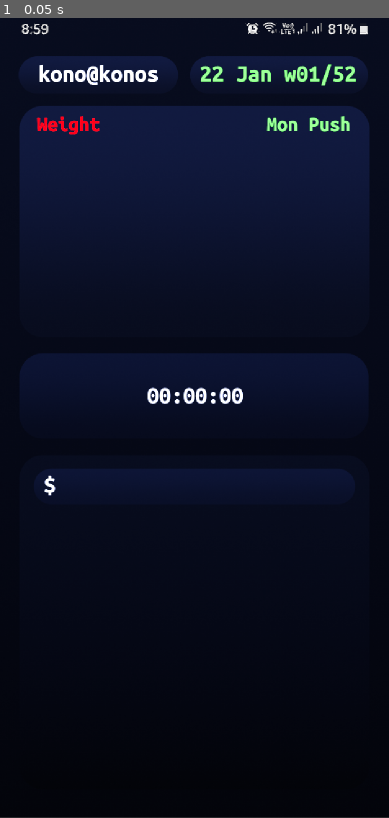
Above: before the commit, frame 1.
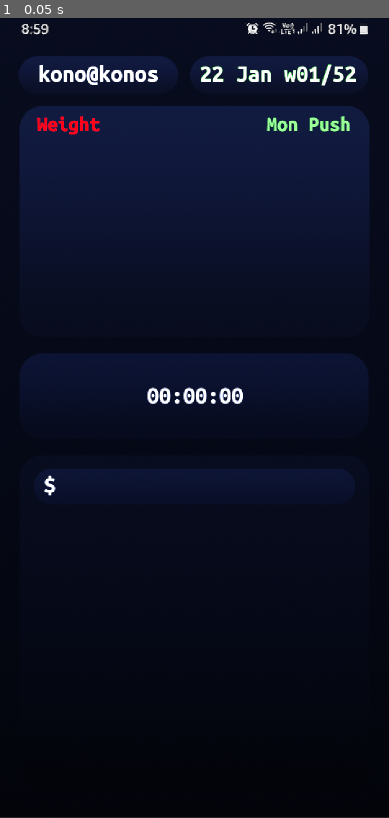
Above: after the commit, the same moment.

Repository: Kono-o/KonOS
Game: Godot game, scene res://scenes/app.tscn
Two runs of this game, one before a commit and one after it. Both use one fixed random seed, a clock stepped at 60 frames per second and the inputs below.
Inputs:
- Up to frame 1 (0.05 s): no input

The runs differ from the first frame. In frame 1, 0.3% of the frame differs, in the area x 51-92%, y 5-9%.

Commit message:
date math

Diff:
--- a/scenes/app.tscn
+++ b/scenes/app.tscn
@@ -1,8 +1,9 @@
-[gd_scene load_steps=5 format=3 uid="uid://dvhagijf6wqio"]
+[gd_scene load_steps=6 format=3 uid="uid://dvhagijf6wqio"]
 
 [ext_resource type="Texture2D" uid="uid://bmye7ai5fh582" path="res://sprites/background.png" id="1_wl3rw"]
 [ext_resource type="Texture2D" uid="uid://eucmc22vrs7w" path="res://sprites/mock.png" id="2_oenar"]
 [ext_resource type="FontFile" uid="uid://stpsp151thtd" path="res://fonts/ubuntu mono/UbuntuMono-Bold.ttf" id="3_k0n6d"]
+[ext_resource type="Script" path="res://scenes/date.gd" id="4_t2a4h"]
 
 [sub_resource type="LabelSettings" id="LabelSettings_2sgqu"]
 font = ExtResource("3_k0n6d")
@@ -35,3 +36,13 @@
 text = "kono@konos"
 label_settings = SubResource("LabelSettings_2sgqu")
 horizontal_alignment = 1
+
+[node name="Date" type="Label" parent="UI"]
+offset_left = 552.0
+offset_top = 121.0
+offset_right = 994.0
+offset_bottom = 196.0
+text = "22 Jan w01/52"
+label_settings = SubResource("LabelSettings_2sgqu")
+horizontal_alignment = 1
+script = ExtResource("4_t2a4h")
--- /dev/null
+++ b/scenes/date.gd
@@ -0,0 +1,26 @@
+extends Label
+
+const MONTH_NAME_ARRAY = ["nut","jan","feb","mar","apr","may","jun","jul","aug","sep","oct","nov","dec"]
+const MONTH_DUR_ARRAY = [0,31,29,31,30,31,30,31,31,30,31,30,31]
+
+var month = MONTH_NAME_ARRAY[0];
+var yearDay = 0;
+func dateConcat():
+	var dateTime = Time.get_datetime_dict_from_system()
+	month = MONTH_NAME_ARRAY[dateTime['month']];
+
+	for i in dateTime['month']:
+		yearDay += MONTH_DUR_ARRAY[i]
+
+	yearDay += dateTime['day']
+	var date = '%s-%s' % [dateTime['day'],month]
+	print (date)
+	print (yearDay)
+
+# Called when the node enters the scene tree for the first time.
+func _ready():
+	dateConcat()
+
+# Called every frame. 'delta' is the elapsed time since the previous frame.
+func _process(delta):
+	pass
